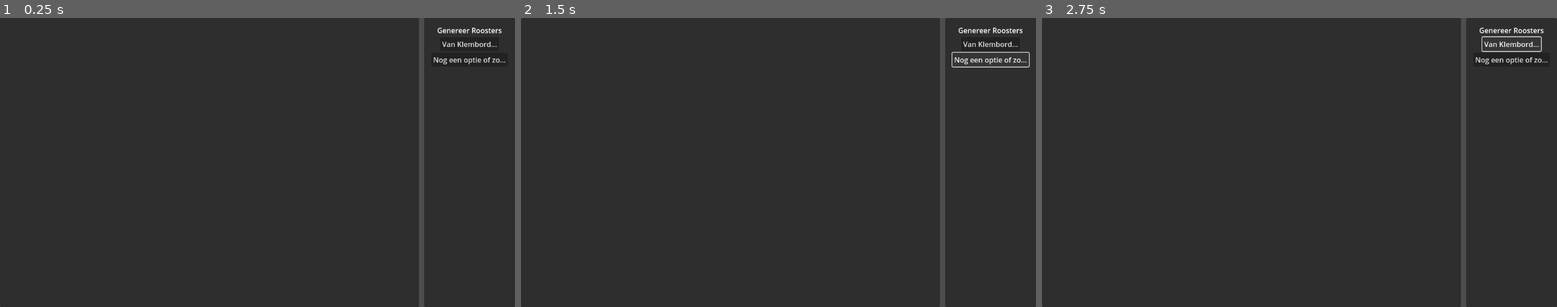
Above: before the commit, frames 1-3 (left to right).
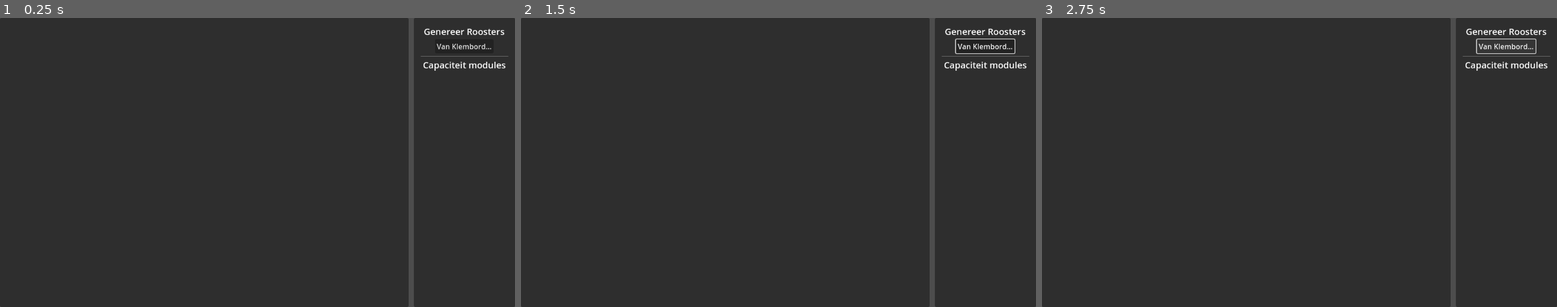
Above: after the commit, the same moments.

Repository: elmarhoppieland/Sportmodules
Game: Godot game, scene res://Main.tscn
Two runs of this game, one before a commit and one after it. Both use one fixed random seed, a clock stepped at 60 frames per second and the inputs below.
Inputs (mouse positions are in pixels of both pictures, inside the frame that each line leads up to):
- Up to frame 1 (0.25 s): no input
- Up to frame 2 (1.5 s): click "Van Klembord..." at 0.5 s; click (989, 58) at 1.25 s, where only the run before the commit has a clickable "Nog een optie of zo..."
- Up to frame 3 (2.75 s): click "Van Klembord..." at 2 s

The runs differ from the first frame. In frame 1, 2.8% of the frame differs, in the area x 79-99%, y 0-100%; in frame 2, 3.0%; in frame 3, 3.0%.

Commit message:
Dijkstra

Diff:
--- /dev/null
+++ b/Godot/CreateModulePopup.tscn
@@ -0,0 +1,31 @@
+[gd_scene load_steps=2 format=3 uid="uid://w8ybxti68x35"]
+
+[sub_resource type="LabelSettings" id="LabelSettings_y2mr3"]
+font_size = 20
+
+[node name="CreateModulePopup" type="PopupPanel"]
+size = Vector2i(160, 100)
+visible = true
+
+[node name="VBoxContainer" type="VBoxContainer" parent="."]
+offset_left = 4.0
+offset_top = 4.0
+offset_right = 156.0
+offset_bottom = 96.0
+
+[node name="Label" type="Label" parent="VBoxContainer"]
+layout_mode = 2
+text = "Nieuwe Module"
+label_settings = SubResource("LabelSettings_y2mr3")
+horizontal_alignment = 1
+vertical_alignment = 1
+
+[node name="HBoxContainer" type="HBoxContainer" parent="VBoxContainer"]
+layout_mode = 2
+
+[node name="Label" type="Label" parent="VBoxContainer/HBoxContainer"]
+layout_mode = 2
+text = "Naam: "
+
+[node name="LineEdit" type="LineEdit" parent="VBoxContainer/HBoxContainer"]
+layout_mode = 2
--- a/Godot/Main.gd
+++ b/Godot/Main.gd
@@ -9,6 +9,8 @@
 const AANTAL_PERIODES := 4
 # ==============================================================================
 @onready var _table_grid: GridContainer = %TableGrid
+@onready var capaciteit_label: Label = %CapaciteitLabel
+@onready var side_v_box_container: VBoxContainer = %SideVBoxContainer
 # ==============================================================================
 
 func _process(_delta: float) -> void:
@@ -100,8 +102,14 @@
 		var index := start_index
 		while not table.get_cell(index, 0).is_empty():
 			sporten.append(table.get_cell(index, 0))
+			var capaciteit_enter_node := preload("res://ModuleCapaciteitEnter.tscn").instantiate()
+			capaciteit_enter_node.naam = table.get_cell(index, 0)
+			capaciteit_label.add_sibling(capaciteit_enter_node)
 			index += 1
 			start_index += 1
+
+		for capaciteit_enter_node in side_v_box_container.get_children().filter(func(a): return a is ModuleCapaciteitEnter) as Array[ModuleCapaciteitEnter]:
+			capaciteit_enter_node.aantal = int((table.height() - 2) / (sporten.size() / 1.3))
 
 		start_index += 1
 
@@ -125,6 +133,26 @@
 
 			leerlingen.append(leerling)
 
+		if periode == 0:
+			var indeling := RoosterMaker.dijkstra(RoosterMaker.get_student_array(leerlingen, sporten), [24, 24, 24, 24, 24])
+
+			var score := 0
+			for module_idx in indeling.size():
+				var module := indeling[module_idx]
+				for leerling in module.leerlingen:
+					if module_idx in leerling.keuzes:
+						score += RoosterMaker.get_score(leerling.keuzes.find(module_idx))
+					else:
+						score += RoosterMaker.get_score(4)
+			print("Score: " + str(score))
+
+			for module_idx in indeling.size():
+				var module := indeling[module_idx]
+				var keuzes: Array[PackedInt32Array] = []
+				for leerling in module.leerlingen:
+					keuzes.append(leerling.keuzes)
+				print("Module %s heeft %s leerlingen: %s" % [module_idx, module.size(), keuzes])
+
 		var file := FileAccess.open(KEUZES_TXT_FILE % periode, FileAccess.WRITE)
 		file.store_line("De sporten: %s " % ", ".join(sporten))
 		for leerling in leerlingen:
@@ -135,25 +163,15 @@
 	if not is_excel_copied(true):
 		return
 
-	var time := Time.get_ticks_usec()
-	print("Loading the table from clipboard...")
+#	var thread := AutoThread.new(self)
+#	thread.start_execution(_load_table_from_clipboard)
+	_load_table_from_clipboard()
 
-	var thread := AutoThread.new(self)
-	thread.start_execution(_load_table_from_clipboard)
+#	await thread.finished
 
-	await thread.finished
+	show_table(clipboard_get_table())
 
-	print("Finished loading after %s seconds." % ((Time.get_ticks_usec() - time) / 1e6))
-	time = Time.get_ticks_usec()
-
-	print("Loading the table from the clipboard...")
-
-	thread.start_execution(clipboard_get_table)
-	thread.finished.connect(func(table: Table):
-		print("Finished loading after %s seconds." % ((Time.get_ticks_usec() - time) / 1e6))
-		time = Time.get_ticks_usec()
-
-		print("Showing the table...")
-		show_table(table)
-		print("Finished showing after %s seconds. " % ((Time.get_ticks_usec() - time) / 1e6))
-	)
+#	thread.start_execution(clipboard_get_table)
+#	thread.finished.connect(func(table: Table):
+#		show_table(table)
+#	)
--- a/Godot/Main.tscn
+++ b/Godot/Main.tscn
@@ -1,6 +1,12 @@
-[gd_scene load_steps=2 format=3 uid="uid://x0bsg88ltgrw"]
+[gd_scene load_steps=4 format=3 uid="uid://x0bsg88ltgrw"]
 
 [ext_resource type="Script" path="res://Main.gd" id="1_onl7w"]
+
+[sub_resource type="LabelSettings" id="LabelSettings_3f4hf"]
+font_size = 20
+
+[sub_resource type="LabelSettings" id="LabelSettings_v5xlb"]
+font_size = 20
 
 [node name="Main" type="Control"]
 layout_mode = 3
@@ -38,30 +44,44 @@
 [node name="PanelContainer2" type="PanelContainer" parent="HSplitContainer"]
 layout_mode = 2
 
-[node name="MarginContainer" type="MarginContainer" parent="HSplitContainer/PanelContainer2"]
+[node name="ScrollContainer" type="ScrollContainer" parent="HSplitContainer/PanelContainer2"]
 layout_mode = 2
+horizontal_scroll_mode = 0
+
+[node name="MarginContainer" type="MarginContainer" parent="HSplitContainer/PanelContainer2/ScrollContainer"]
+layout_mode = 2
+size_flags_horizontal = 3
+size_flags_vertical = 3
 theme_override_constants/margin_left = 16
 theme_override_constants/margin_top = 16
 theme_override_constants/margin_right = 16
 theme_override_constants/margin_bottom = 16
 
-[node name="VBoxContainer" type="VBoxContainer" parent="HSplitContainer/PanelContainer2/MarginContainer"]
+[node name="SideVBoxContainer" type="VBoxContainer" parent="HSplitContainer/PanelContainer2/ScrollContainer/MarginContainer"]
+unique_name_in_owner = true
 layout_mode = 2
 
-[node name="Label" type="Label" parent="HSplitContainer/PanelContainer2/MarginContainer/VBoxContainer"]
+[node name="Label" type="Label" parent="HSplitContainer/PanelContainer2/ScrollContainer/MarginContainer/SideVBoxContainer"]
 layout_mode = 2
 text = "Genereer Roosters"
+label_settings = SubResource("LabelSettings_3f4hf")
 horizontal_alignment = 1
 vertical_alignment = 1
 
-[node name="ClibboardButton" type="Button" parent="HSplitContainer/PanelContainer2/MarginContainer/VBoxContainer"]
+[node name="ClibboardButton" type="Button" parent="HSplitContainer/PanelContainer2/ScrollContainer/MarginContainer/SideVBoxContainer"]
 layout_mode = 2
 size_flags_horizontal = 4
 text = "Van Klembord..."
 
-[node name="Button2" type="Button" parent="HSplitContainer/PanelContainer2/MarginContainer/VBoxContainer"]
+[node name="HSeparator" type="HSeparator" parent="HSplitContainer/PanelContainer2/ScrollContainer/MarginContainer/SideVBoxContainer"]
 layout_mode = 2
-size_flags_horizontal = 4
-text = "Nog een optie of zo..."
 
-[connection signal="pressed" from="HSplitContainer/PanelContainer2/MarginContainer/VBoxContainer/ClibboardButton" to="." method="_on_clipboard_button_pressed"]
+[node name="CapaciteitLabel" type="Label" parent="HSplitContainer/PanelContainer2/ScrollContainer/MarginContainer/SideVBoxContainer"]
+unique_name_in_owner = true
+layout_mode = 2
+text = "Capaciteit modules"
+label_settings = SubResource("LabelSettings_v5xlb")
+horizontal_alignment = 1
+vertical_alignment = 1
+
+[connection signal="pressed" from="HSplitContainer/PanelContainer2/ScrollContainer/MarginContainer/SideVBoxContainer/ClibboardButton" to="." method="_on_clipboard_button_pressed"]
--- /dev/null
+++ b/Godot/ModuleCapaciteitEnter.gd
@@ -0,0 +1,31 @@
+@tool
+extends HBoxContainer
+class_name ModuleCapaciteitEnter
+
+# ==============================================================================
+@export_placeholder("Naam Module") var naam := "" :
+	set(value):
+		naam = value
+		if label:
+			if value.is_empty():
+				label.text = "Module #: "
+			else:
+				label.text = naam + ": "
+@export var aantal := -1 :
+	set(value):
+		aantal = value
+		if line_edit:
+			if aantal < 0:
+				line_edit.clear()
+			else:
+				line_edit.text = str(value)
+# ==============================================================================
+@onready var label: Label = %Label
+@onready var line_edit: LineEdit = %LineEdit
+# ==============================================================================
+
+func _ready() -> void:
+	if not naam.is_empty():
+		label.text = naam + ": "
+	if aantal >= 0:
+		line_edit.text = str(aantal)
--- /dev/null
+++ b/Godot/ModuleCapaciteitEnter.tscn
@@ -0,0 +1,21 @@
+[gd_scene load_steps=2 format=3 uid="uid://clrn1lnxy5uks"]
+
+[ext_resource type="Script" path="res://ModuleCapaciteitEnter.gd" id="1_bn8i6"]
+
+[node name="ModuleCapaciteitEnter" type="HBoxContainer"]
+offset_right = 153.0
+offset_bottom = 31.0
+size_flags_horizontal = 3
+script = ExtResource("1_bn8i6")
+
+[node name="Label" type="Label" parent="."]
+unique_name_in_owner = true
+layout_mode = 2
+size_flags_horizontal = 0
+text = "Module #: "
+
+[node name="LineEdit" type="LineEdit" parent="."]
+unique_name_in_owner = true
+layout_mode = 2
+size_flags_horizontal = 3
+placeholder_text = "∞"
--- /dev/null
+++ b/Godot/RoosterMaker.gd
@@ -0,0 +1,93 @@
+extends RefCounted
+class_name RoosterMaker
+
+# ==============================================================================
+
+static func get_student_array(leerlingen: Array[Leerling], modules: PackedStringArray) -> Array[Student]:
+	var students: Array[Student] = []
+
+	for leerling in leerlingen:
+		var keuzes: PackedInt32Array = []
+
+		for choice in leerling.choices:
+			keuzes.append(modules.find(choice))
+
+		students.append(Student.new(keuzes))
+
+	return students
+
+
+static func dijkstra(leerlingen: Array[Student], module_caps: PackedInt32Array) -> Array[Module]:
+	var vertexes: Array[Vertex] = [Vertex.new()]
+
+	while true:
+		var vertex_idx := -1
+		for i in vertexes.size():
+			var vertex := vertexes[i]
+			if vertex_idx < 0 or (vertex.score >= 0 and vertex.score < vertexes[vertex_idx].score):
+				vertex_idx = i
+
+		var vertex := vertexes[vertex_idx]
+		if leerlingen.size() <= vertex.steps.size():
+			# terminate algorithm
+			var indeling: Array[Module] = []
+			for i in module_caps.size():
+				indeling.append(Module.new())
+			for i in leerlingen.size():
+				var leerling := leerlingen[i]
+				var step := vertex.steps[i]
+				indeling[step].append(leerling)
+			return indeling
+
+		var leerling := leerlingen[vertex.steps.size()]
+
+		for module_idx in module_caps.size():
+			if vertex.steps.count(module_idx) >= module_caps[module_idx]:
+				continue
+
+			var steps := vertex.steps.duplicate()
+			var score := vertex.score + get_score(leerling.keuzes.find(module_idx) if module_idx in leerling.keuzes else module_caps.size() - 1)
+
+			steps.append(module_idx)
+
+			vertexes.append(Vertex.new(steps, score))
+
+		vertexes.remove_at(vertex_idx)
+
+	push_error("Dijkstra failed to terminate. Returning an empty array.")
+	return []
+
+
+static func get_score(keuze_idx: int) -> int:
+	return keuze_idx ** 2
+
+
+class Vertex extends RefCounted:
+	var steps: PackedInt32Array = []
+	var score := -1
+
+	func _init(_steps: PackedInt32Array = [], _score: int = -1) -> void:
+		steps = _steps
+		score = _score
+
+
+class Student extends RefCounted:
+	var keuzes: PackedInt32Array = []
+
+	func _init(_keuzes: PackedInt32Array = []) -> void:
+		keuzes = _keuzes
+
+
+class Module extends RefCounted:
+	var leerlingen: Array[Student] = []
+
+	func _init(_leerlingen: Array[Student] = []) -> void:
+		leerlingen = _leerlingen
+
+
+	func append(leerling: Student) -> void:
+		leerlingen.append(leerling)
+
+
+	func size() -> int:
+		return leerlingen.size()
Not shown, changed: Godot/addons/AutoThread/plugin.cfg
Binary file added: Godot/trash_can.jpg
Not shown, added: Godot/trash_can.jpg.import
Binary file added: Godot/trash_can.png
Not shown, added: Godot/trash_can.png.import
